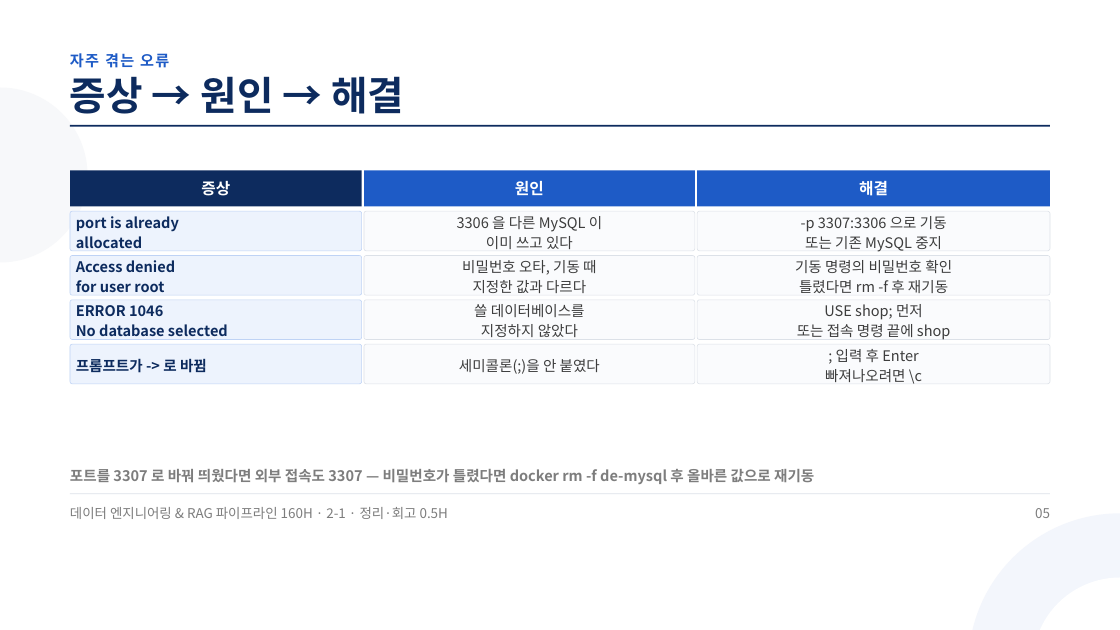
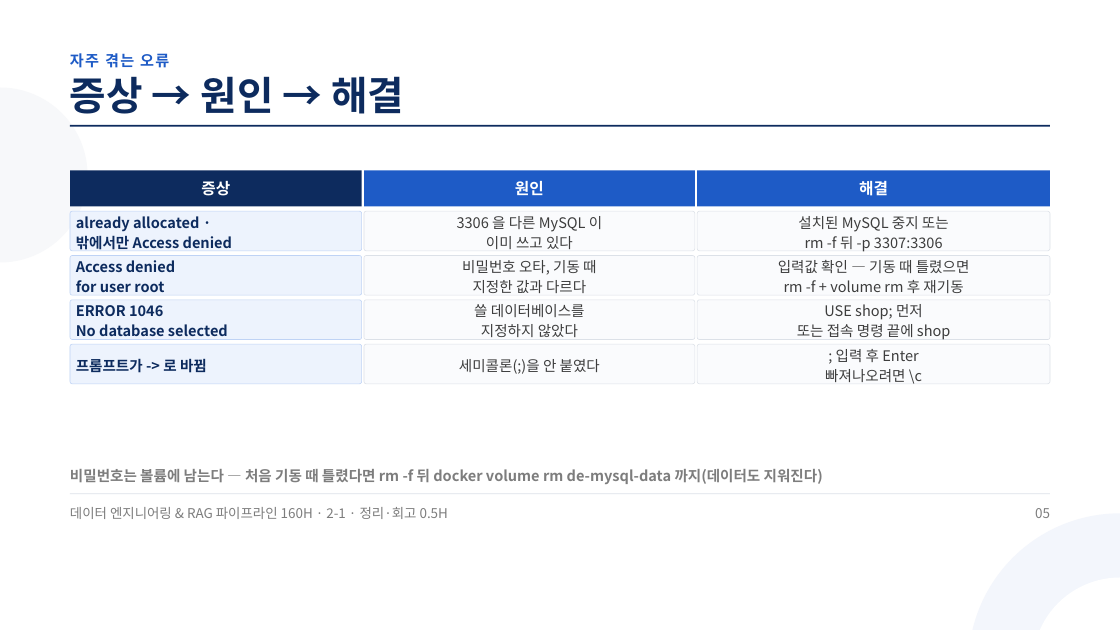
Before and after one commit to aebonlee/materials, a slide deck: slide 5 of data-eng/decks/w2d1s4.pptx. Drawn at 1120x630 pixels with LibreOffice and Linux fonts; fonts in the diff are those of the drawing. Boxes give left, top, right and bottom in pixels: in the first picture for what was removed or moved away, otherwise in the second. Text is boxed around its words. In the diff, an @@ line names an element or a change of style, - is before the commit and + after.

```diff
--- a/data-eng/decks/w2d1s4.pptx
+++ b/data-eng/decks/w2d1s4.pptx
@@ text at <box>76,216,232,250</box>: text changed @@
-port is already
-allocated
+already allocated ·
+밖에서만 Access denied
@@ text at <box>798,216,949,252</box>: text changed @@
--p 3307:3306 으로 기동
-또는 기존 MySQL 중지
+설치된 MySQL 중지 또는
+rm -f 뒤 -p 3307:3306
@@ text at <box>778,260,970,293</box>: text changed @@
-기동 명령의 비밀번호 확인
-틀렸다면 rm -f 후 재기동
+입력값 확인 — 기동 때 틀렸으면
+rm -f + volume rm 후 재기동
@@ text at <box>70,469,823,484</box>: text changed @@
-포트를 3307 로 바꿔 띄웠다면 외부 접속도 3307 — 비밀번호가 틀렸다면 docker rm -f de-mysql 후 올바른 값으로 재기동
+비밀번호는 볼륨에 남는다 — 처음 기동 때 틀렸다면 rm -f 뒤 docker volume rm de-mysql-data 까지(데이터도 지워진다)
```
Also in this commit, not shown: 3 other slides changed, 26 other files.
